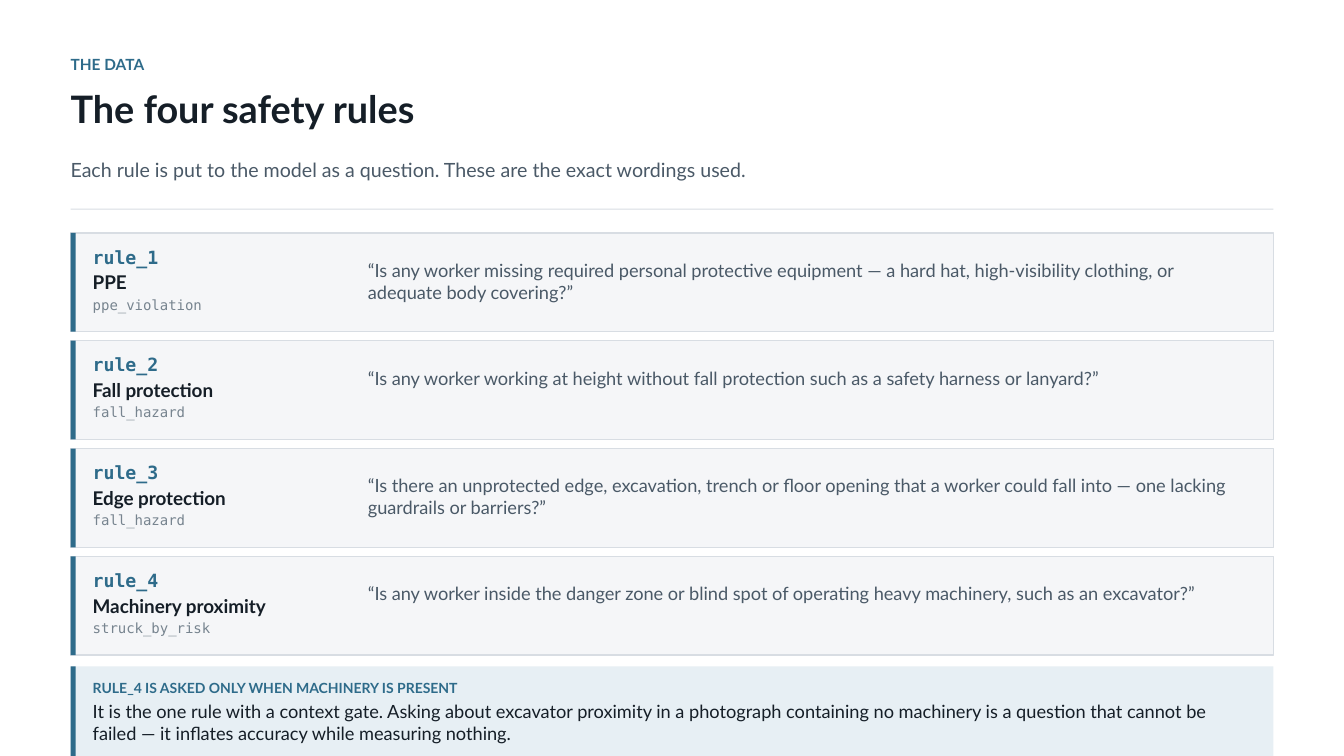
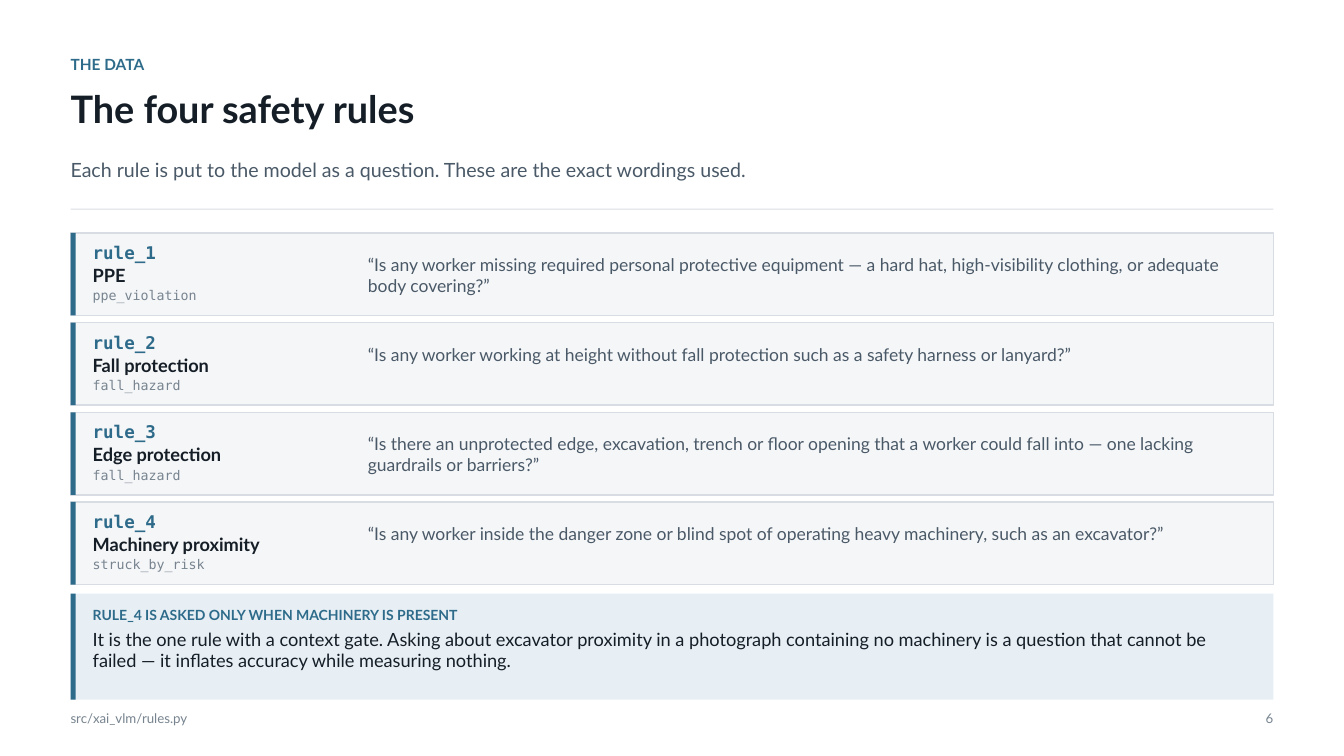
Before and after one commit to kamrul28890/Explainable-AI-for-CM, a slide deck: slide 6 of deck/Construction-VLM-XAI.pptx. Drawn at 1344x756 pixels with LibreOffice and Linux fonts; fonts in the diff are those of the drawing. Boxes give left, top, right and bottom in pixels: in the first picture for what was removed or moved away, otherwise in the second. Text is boxed around its words. In the diff, an @@ line names an element or a change of style, - is before the commit and + after.

```diff
--- a/deck/Construction-VLM-XAI.pptx
+++ b/deck/Construction-VLM-XAI.pptx
@@ rectangle: place and size @@
-rectangle at [71, 233, 1273, 332]
+rectangle at [71, 233, 1273, 316]
@@ rectangle: place and size @@
-rectangle at [71, 233, 76, 332]
+rectangle at [71, 233, 76, 316]
@@ text "rule_1" at [93, 245, 197, 303]: size 13 to 12.5 pt in "rule_1"; size 13.5 to 13 pt in "PPE"; size 10 to 9.5 pt in "ppe_violation"; less space between paragraphs @@
@@ rectangle: place and size @@
-rectangle at [71, 341, 1273, 440]
+rectangle at [71, 323, 1273, 405]
@@ rectangle: place and size @@
-rectangle at [71, 341, 76, 440]
+rectangle at [71, 323, 76, 405]
@@ text "rule_2": place and size @@
-text "rule_2" at [93, 357, 214, 417]
+text "rule_2" at [93, 335, 209, 393]
@@ text "rule_2" at [93, 335, 209, 393]: size 13 to 12.5 pt in "rule_2"; size 13.5 to 13 pt in "Fall protection"; size 10 to 9.5 pt in "fall_hazard"; less space between paragraphs @@
@@ text "“Is any worker working at ...": place and size @@
-text "“Is any worker working at ..." at [368, 371, 1099, 389]
+text "“Is any worker working at ..." at [368, 348, 1071, 364]
@@ rectangle: place and size @@
-rectangle at [71, 449, 1273, 547]
+rectangle at [71, 412, 1273, 495]
@@ rectangle: place and size @@
-rectangle at [71, 449, 76, 547]
+rectangle at [71, 412, 76, 495]
@@ text "rule_3": place and size @@
-text "rule_3" at [93, 465, 226, 525]
+text "rule_3" at [93, 425, 222, 483]
@@ text "rule_3" at [93, 425, 222, 483]: size 13 to 12.5 pt in "rule_3"; size 13.5 to 13 pt in "Edge protection"; size 10 to 9.5 pt in "fall_hazard"; less space between paragraphs @@
@@ text "“Is there an unprotected edge, ...": place and size @@
-text "“Is there an unprotected edge, ..." at [368, 478, 1225, 518]
+text "“Is there an unprotected edge, ..." at [368, 437, 1193, 474]
@@ rectangle: place and size @@
-rectangle at [71, 557, 1273, 655]
+rectangle at [71, 502, 1273, 585]
@@ rectangle: place and size @@
-rectangle at [71, 557, 76, 655]
+rectangle at [71, 502, 76, 585]
@@ text "rule_4": place and size @@
-text "rule_4" at [93, 573, 266, 636]
+text "rule_4" at [93, 514, 260, 572]
@@ text "rule_4" at [93, 514, 260, 572]: size 13 to 12.5 pt in "rule_4"; size 13.5 to 13 pt in "Machinery proximity"; size 10 to 9.5 pt in "struck_by_risk"; less space between paragraphs @@
@@ size 13 to 12.5 pt in 4 elements at [368, 258, 1219, 295], [368, 348, 1071, 364], [368, 437, 1193, 474], [368, 527, 1163, 543] @@
@@ text "“Is any worker inside the ...": place and size @@
-text "“Is any worker inside the ..." at [368, 586, 1195, 604]
+text "“Is any worker inside the ..." at [368, 527, 1163, 543]
@@ rectangle: place and size @@
-rectangle at [71, 666, 1273, 756]
+rectangle at [71, 594, 1273, 700]
@@ rectangle: place and size @@
-rectangle at [71, 666, 76, 756]
+rectangle at [71, 594, 76, 700]
@@ text "RULE_4 IS ASKED ONLY WHEN ...": place and size @@
-text "RULE_4 IS ASKED ONLY WHEN ..." at [93, 683, 1206, 744]
+text "RULE_4 IS ASKED ONLY WHEN ..." at [93, 610, 1206, 671]
@@ text added at [1266, 713, 1274, 723], 9.5 pt, text #77848F @@
+6
```
Also in this commit, not shown: 32 other slides changed, 4 slides added, 10 other files.
